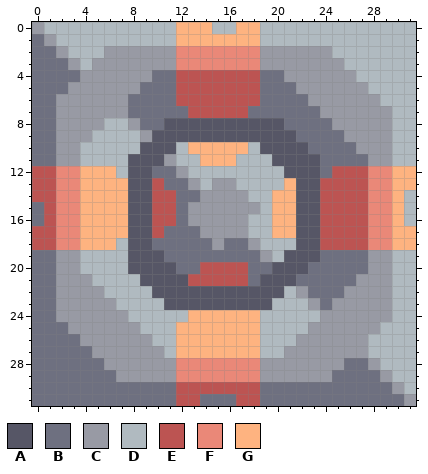
Pixel-art sprite, stored at sprites/blocks/randomiser.png. That is the earlier state.
The file is 32x32 pixels. Colours within 5 levels of each other are drawn and written as one.
Palette (. is transparent): A #565666  B #6e7080  C #989aa4  D #b0bac0  E #bc5452  F #ea8878  G #feb380
Pixels before, first column x 0:
 0 CDDDDDDDDDDDGGGDDGGDDDDDDDDDDDDD
 1 BCDDDDDDDDDDGGGGGGGDDDDDDDDDDDDD
 2 BBCDDDCCCCCCFFFFFFFCCCCCCDDDDDDD
 3 BBBCDCCCCCCCFFFFFFFCCCCCCCDDDDDD
 4 BBBBCCCCCCBBEEEEEEEBBCCCCCCDDDDD
 5 BBBCCCCCCBBBEEEEEEEBBBCCCCCCDDDD
 6 BBCCCCCCBBBBEEEEEEEBBBBCCCCCCDDD
 7 BBCCCCCCBBBBBEEEEEBBBBBBCCCCCCDD
 8 BBCCCCDDCBBAAAAAAAAAABBBBCCCCCDD
 9 BBCCCDDDDCAAAAAAAAAAAABBBBCCCCDD
10 BBCCDDDDDAAADGGGGGDAAAABBBBCCCDD
11 BBCCDDDDAAACDDGGGDDDAAAABBBBCCDD
12 EEFFGGGDAABBCDDDDDDDDAAABEEEFFGG
13 EEFFGGGGAAEBBCDCCDDDDGAAEEEEFFGG
14 EEFFGGGGAAEEBBCCCCDDGGAAEEEEFFGD
15 BEFFGGGGAAEEBCCCCCCDGGAAEEEEFFGD
16 BEFFGGGGAAEEBCCCCCDDGGAAEEEEFFGD
17 EEFFGGGGAAEBBBCCCCDDGGAAEEEEFFGG
18 EEFFGGGDAABBBBBCBBCDDDAAEEEEFFGG
19 BBCCDDDDAAABBBBBBBBCDAAABBBBCCDD
20 BBCCDDDDAAAABBEEEEBBAAABBBBBCCDD
21 BBCCCDDDDAAAAEEEEEBAAABBBBBCCCDD
22 BBCCCCDDDDAAAAAAAAAAADCBBBCCCCDD
23 BBCCCCCDDDDAAAAAAAAADDDCBCCCCCDD
24 BBCCCCCCDDDDDGGGGGGDDDDDCCCCCCDD
25 BBBCCCCCCDDDGGGGGGGDDDDCCCCCCDDD
26 BBBBCCCCCCDDGGGGGGGDDDCCCCCCDDDD
27 BBBBBCCCCCCDGGGGGGGDDCCCCCCCDDDD
28 BBBBBBCCCCCCFFFFFFFCCCCCCCBBCDDD
29 BBBBBBBCCCCCFFFFFFFCCCCCCBBBBCDD
30 BBBBBBBBBBBBEEEEEEEBBBBBBBBBBBCD
31 BBBBBBBBBBBBEEBBBEEBBBBBBBBBBBBC
Once edited:
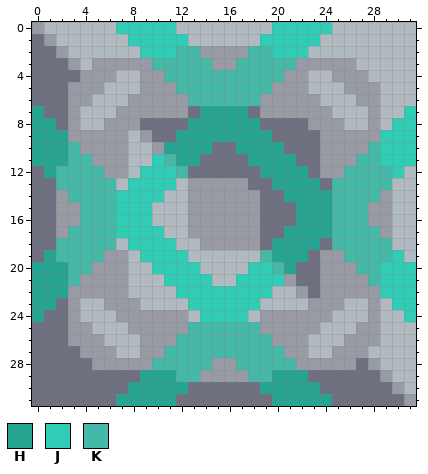
Colours new in this view: H #27a391  J #31ccb5  K #46b8a7
Changes in this commit:
Changed rows in their new state; - is an unchanged pixel.
first column x 0:
 0 -------JJJJJDDD--DD-JJJJJ-------
 1 --------JJJJJDDDDDDJJJJJ--------
 2 ------DDDJJJKKCCCCKKJJJDD-------
 3 ----------KKKKKCCKKKKK----C-----
 4 -------DD-CKKKKKKKKKK--DD--C----
 5 ------DDDCCCKKKKKKKKCC-DDD--C---
 6 --B--DDDCCCCCKKKKKKCCCC-DDD-----
 7 H-B-DDD-CCCCCBHHHH-CCCCC-DDD-D-J
 8 HHB-DDCC---BBHHHHHHBB--CC-DD-DJJ
 9 HHH--CCC--BBHHHHHHHHBB--CC---JJJ
10 HHHKCCCC-DCHHHHBBHHHHBB-CCC-KJJJ
11 HHHKKCCCDDJKHHBBBBHHHHBBCCCKKJJJ
12 BHKKKKCCDJJJKBBBBBBHHHHBCCKKKKJD
13 BBKKKKKDJJJJD-C--CBBHHHHBKKKKKDD
14 BBCKKKKJJJJDDC----CBBHHHHKKKKCD-
15 -BCCKKKJJJDDD------BBBHHHKKKCCD-
16 -BCCKKKJJJDDD-----CBBBHHHKKKCCD-
17 BBCKKKKJJJJDDC----CBBHHHHKKKKCDD
18 BBKKKKK-JJJJDDC-CC-BHHHHBKKKKKDD
19 -HKKKKCCDJJJJDDDDDDKHHHBCCKKKKJ-
20 HHHKKCCCDDJJJJDDDDJJKHB-CCCKKJJJ
21 HHHK-CCC-DDJJJJDDJJJJC--CCC-KJJJ
22 HHH---CC--DDJJJJJJJJD---CC---JJJ
23 HHB-DD-CC--DDJJJJJJD----C-DD-DJJ
24 H-B-DDD-CCCCCDJJJJDCCCCC-DDD-D-J
25 -----DDD-CCCCKKKKKKCCCC-DDD-----
26 ---C--DDD-CCKKKKKKKKCC-DDD--C---
27 ----C--DD--KKKKKKKKKK--DD-------
28 -----C----KKKKKCCKKKKK----C-----
29 -------BBHHHKKCCCCKKHHHBB-------
30 --------HHHHHBBBBBBHHHHH--------
31 -------HHHHHBB---BB-HHHHH-------
